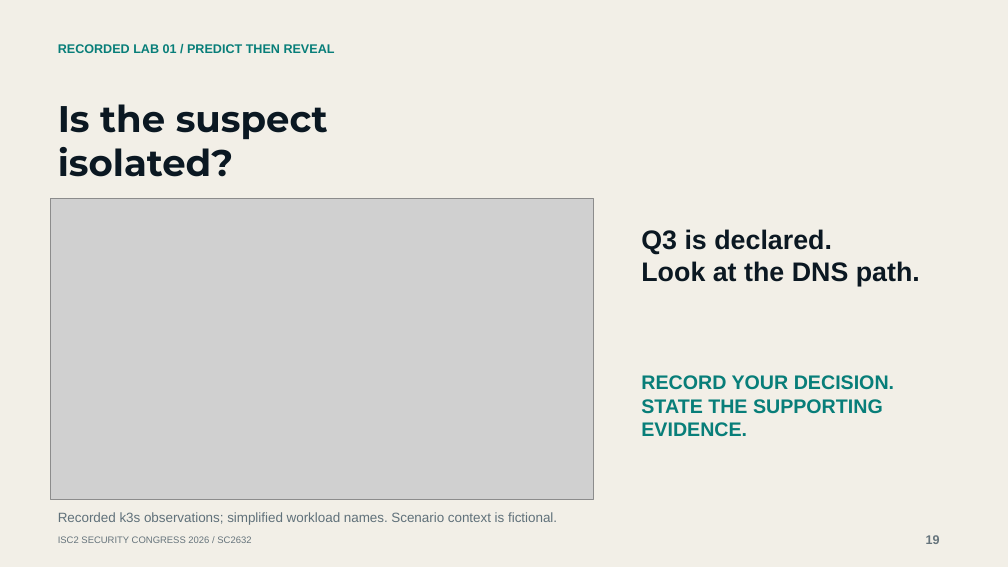
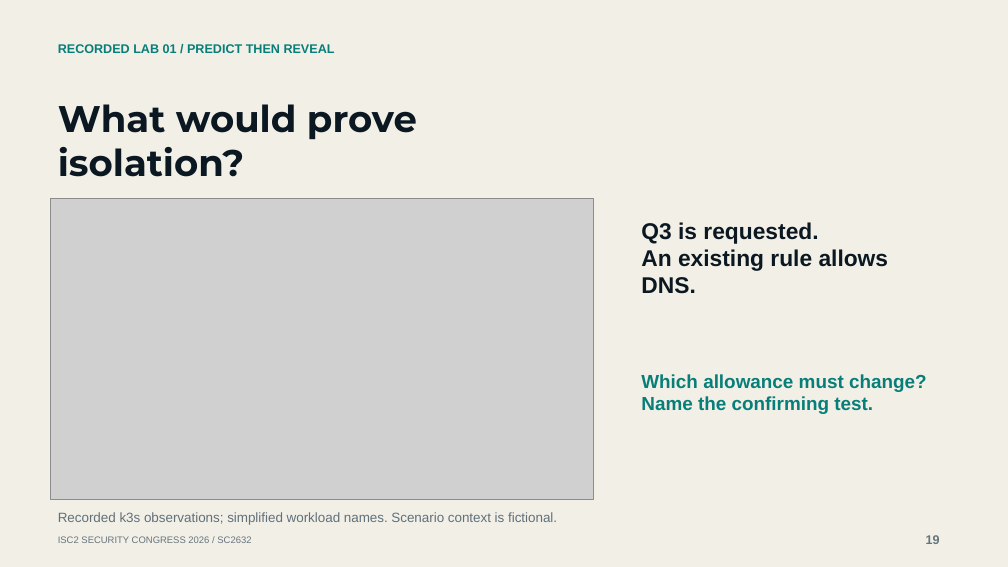
Before and after one commit to mgunjan/sc2632-tabletop, a slide deck: slide 19 of submission/2026-10-13/SC2632-session-four-cases.pptx. Drawn at 1008x567 pixels with LibreOffice and Linux fonts; fonts in the diff are those of the drawing; grey boxes stand for pictures. Boxes give left, top, right and bottom in pixels: in the first picture for what was removed or moved away, otherwise in the second. Text is boxed around its words. In the diff, an @@ line names an element or a change of style, - is before the commit and + after.

Commit message:
Ground the tabletop in incident decisions and evidence

```diff
--- a/submission/2026-10-13/SC2632-session-four-cases.pptx
+++ b/submission/2026-10-13/SC2632-session-four-cases.pptx
@@ text at [58, 104, 417, 177]: text changed @@
-Is the suspect
-isolated?
+What would prove
+isolation?
@@ text at [641, 222, 889, 294]: text changed; size 25.5 to 21.8 pt @@
-Q3 is declared.
-Look at the DNS path.
+Q3 is requested.
+An existing rule allows DNS.
@@ text at [641, 374, 927, 414]: text changed; size 18.8 to 18 pt @@
-RECORD YOUR DECISION.
-STATE THE SUPPORTING EVIDENCE.
+Which allowance must change?
+Name the confirming test.
```
Also in this commit, not shown: 12 other slides changed, 2 slides added, 2 slides removed, 14 other files.
